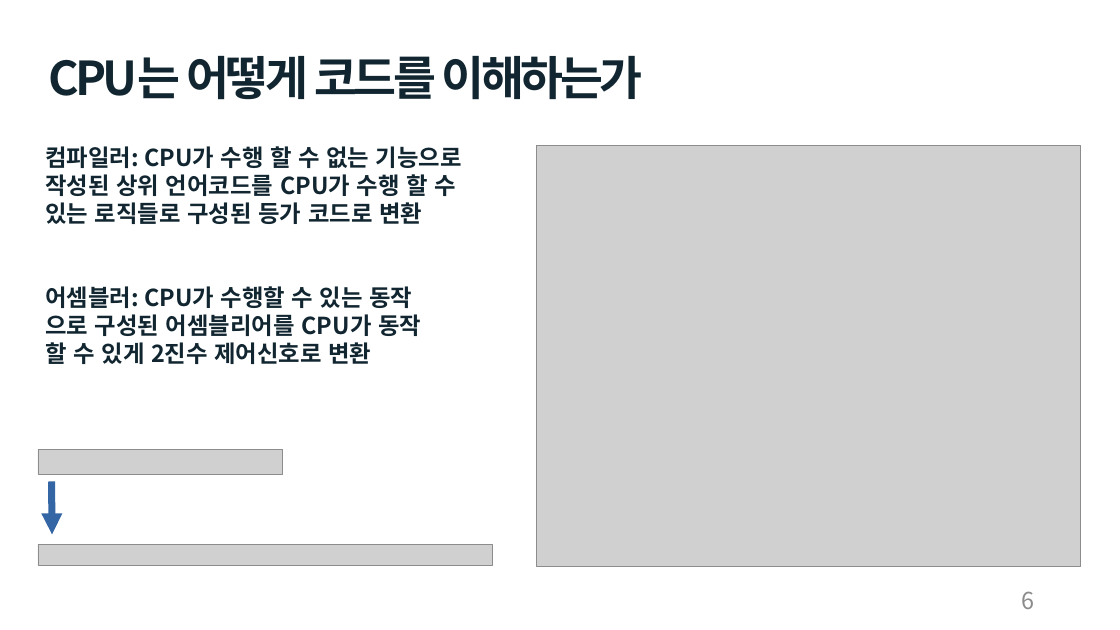
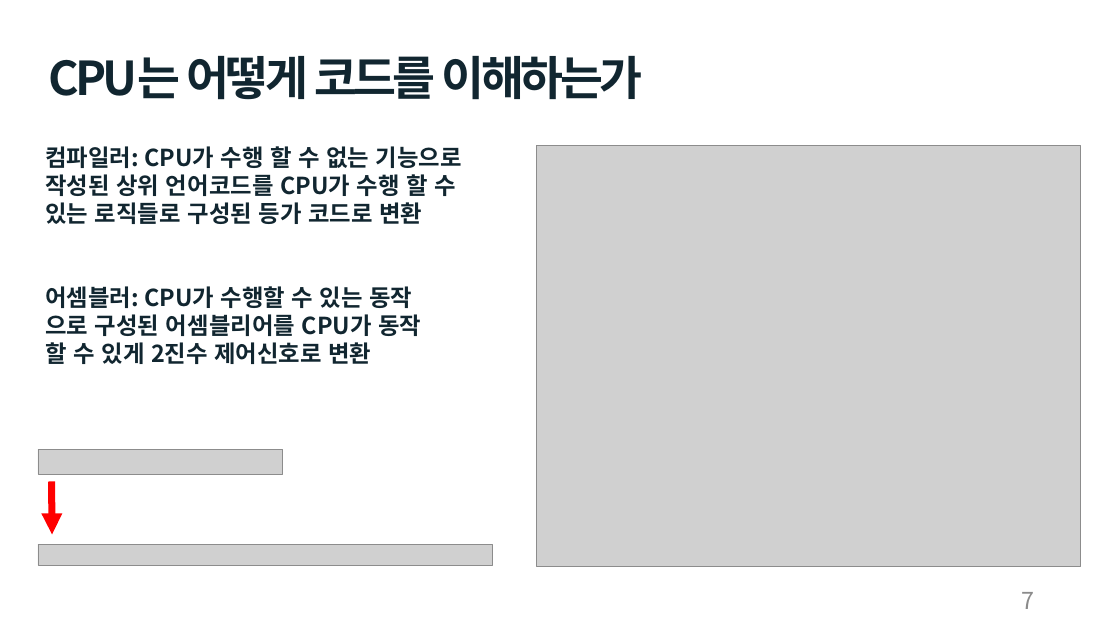
Before and after one commit to cong2738/my_RISC-V, a slide deck: slide 7 of Single Cycle RISC-V 발표_박호윤.pptx (slide 6 before the commit). Drawn at 1120x630 pixels with LibreOffice and Linux fonts; fonts in the diff are those of the drawing; grey boxes stand for pictures. Boxes give left, top, right and bottom in pixels: in the first picture for what was removed or moved away, otherwise in the second. Text is boxed around its words. In the diff, an @@ line names an element or a change of style, - is before the commit and + after.

```diff
--- a/Single Cycle RISC-V 발표_박호윤.pptx
+++ b/Single Cycle RISC-V 발표_박호윤.pptx
@@ arrow (51, 481) - (52, 534): stroke #3465A4 6.01 pt to #FF0000 6.01 pt @@
@@ page number at box(1021, 592, 1034, 609): text changed @@
-6
+7
```
Also in this commit, not shown: 3 other slides changed, 2 slides added.
